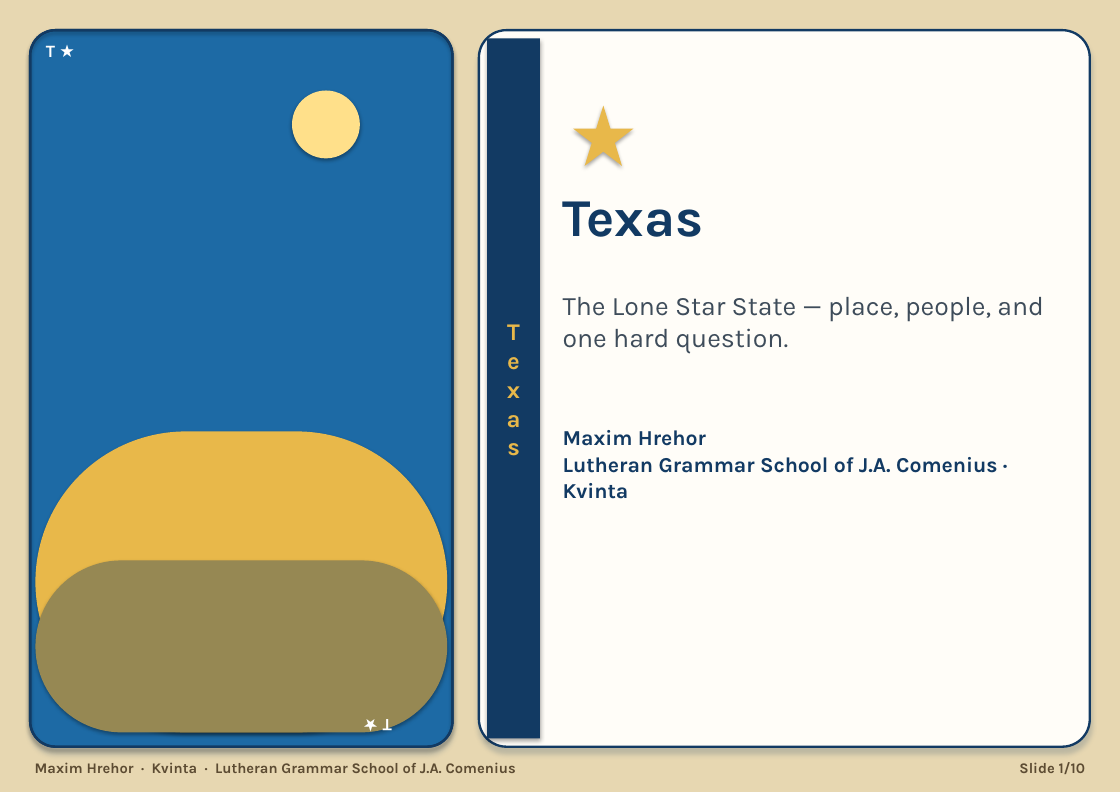
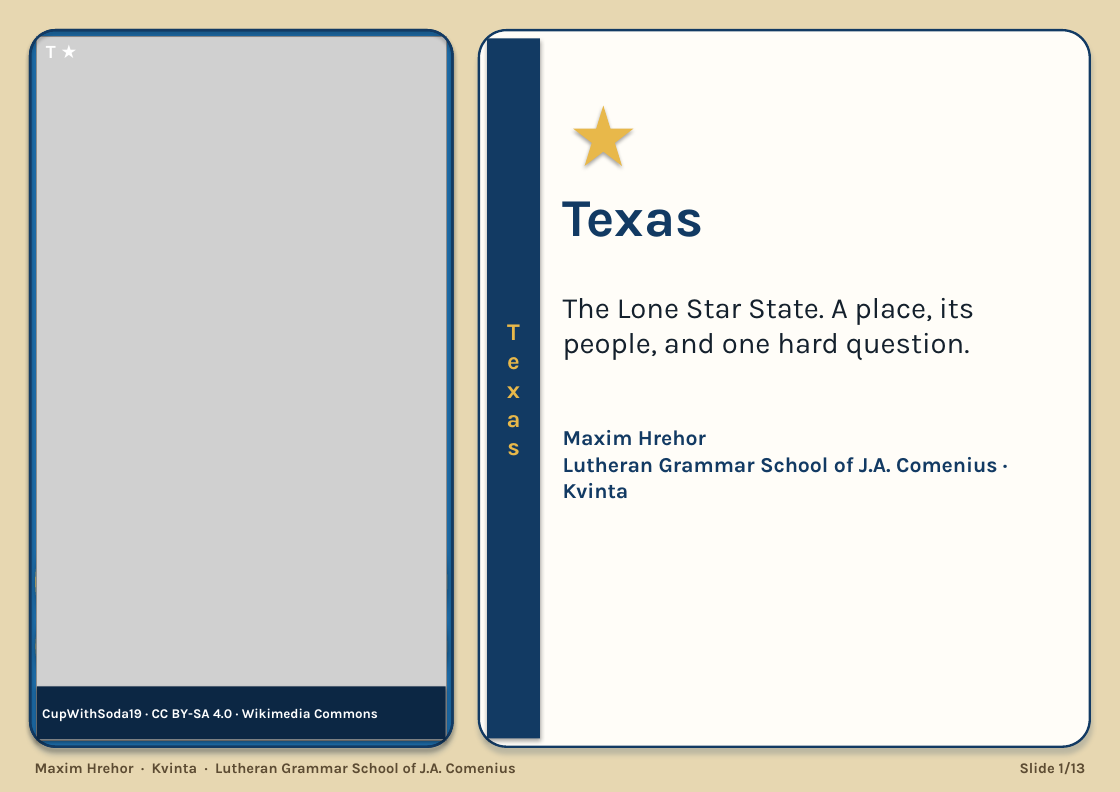
Before and after one commit to HenrichHrehor/Visualia, a slide deck: slide 1 of export/texas-maxim.pptx. Drawn at 1120x792 pixels with LibreOffice and Linux fonts; fonts in the diff are those of the drawing; grey boxes stand for pictures. Boxes give left, top, right and bottom in pixels: in the first picture for what was removed or moved away, otherwise in the second. Text is boxed around its words. In the diff, an @@ line names an element or a change of style, - is before the commit and + after.

```diff
--- a/export/texas-maxim.pptx
+++ b/export/texas-maxim.pptx
@@ picture added at bbox=[36, 36, 446, 741] @@
@@ text "T ★" at bbox=[46, 46, 56, 58]: size 13 to 14 pt @@
@@ text at bbox=[563, 298, 974, 360]: text changed; size 20 to 22 pt; text colour #3E4C5A to #14202C @@
-The Lone Star State — place, people, and one hard question.
+The Lone Star State. A place, its people, and one hard question.
@@ rectangle added at bbox=[37, 687, 446, 740], fill #0C2744 @@
@@ text added at bbox=[42, 708, 378, 721], 10 pt, text #FFFFFF, bold @@
+CupWithSoda19 · CC BY-SA 4.0 · Wikimedia Commons
@@ text removed at bbox=[383, 717, 392, 738] @@
-T ★
@@ text at bbox=[1020, 762, 1085, 774]: text changed @@
-Slide 1/10
+Slide 1/13
```
Also in this commit, not shown: 9 other slides changed, 3 slides added, 18 other files.
